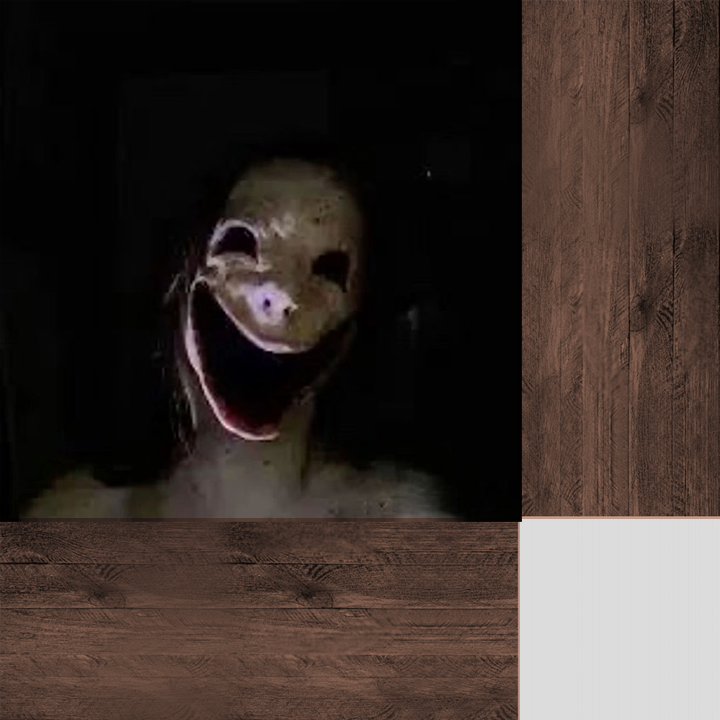
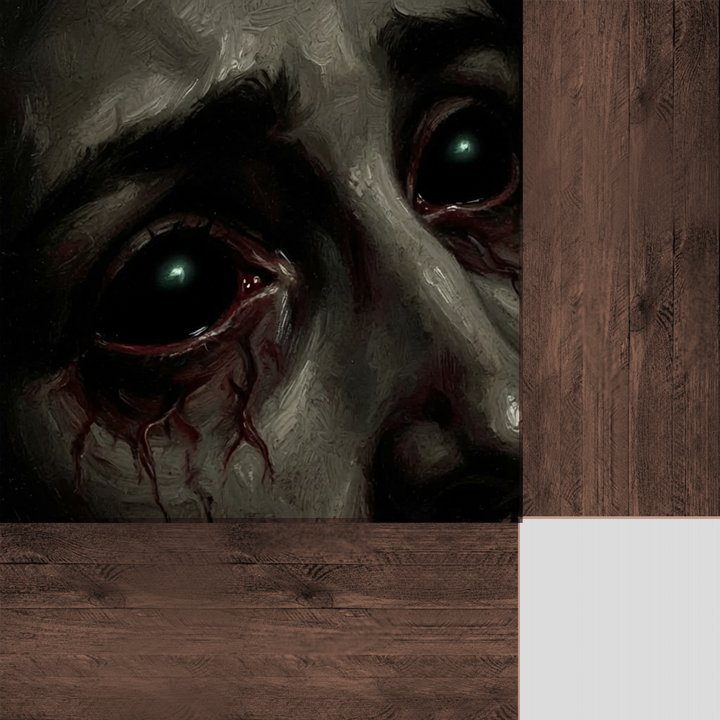
The second w=720, h=720 image is a revision of the first. Changes to its layers:
added layer "Layer 16" above "Layer 15" over (x1=0, y1=0, x2=523, y2=523)
added layer "Layer 15" above "Layer 14" over (x1=0, y1=0, x2=522, y2=522)
added layer "Layer 14" above "Layer 13" over (x1=0, y1=0, x2=523, y2=523)
